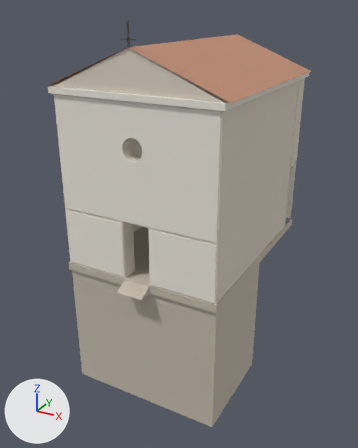
The glTF model games/selva-oscura/assets/world/static_meshes/chapel_exterior.glb: old version first, new version second.
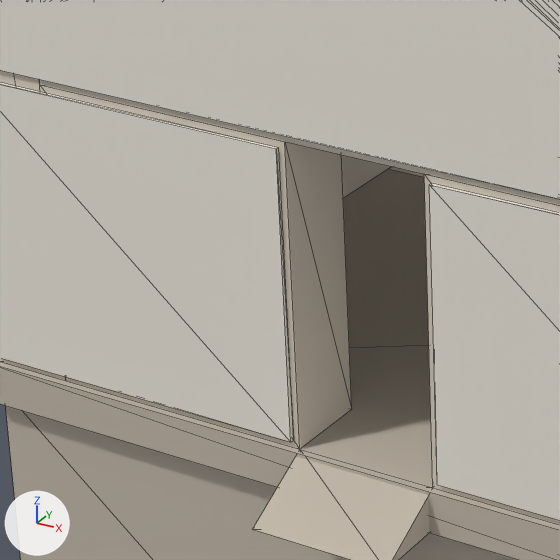
There are two pictures of each version: one whole from a camera (50 mm lens) standing at (8.51, -16.48, 9.07) and looking at (-0.19, -0.66, 1.16), one close up on the part from 20% to 48% of the width and 44% to 67% of the height. Arrows for +X, +Y and +Z are at lower left; the lights stay in place. The first two pictures are the older version. The close-ups show mesh edges as thin lines.

Names of what the first close-up shows: 'crypt_door_threshold', 'crypt_facade_cladding_left', 'crypt_facade_cladding_right', 'crypt_facade_cladding_upper', 'crypt_foundation_skirt_front', 'crypt_plinth_front', 'crypt_wall_front_left', 'crypt_wall_front_right', 'crypt_wall_front_upper', 'crypt_wall_side_left' and 1 more.
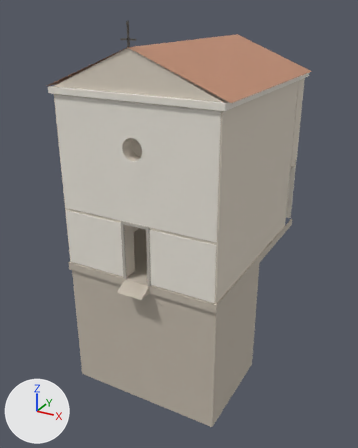
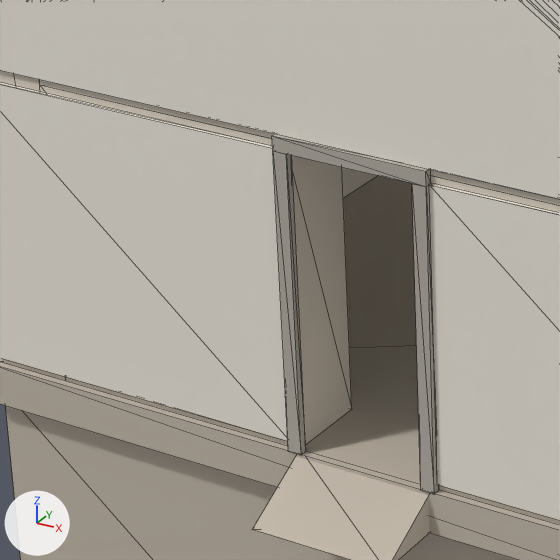
Boxes [x1, y1, x2, y2] around the edits, measured in the close-ups (560 x 560 px):
'crypt_door_jamb_left', added: after [273, 151, 306, 455]
'crypt_door_jamb_right', added: after [412, 184, 439, 494]
'crypt_door_jamb_head', added: after [272, 134, 431, 187]

Patch to the scene script:
```diff
--- a/games/selva-oscura/assets/world/static_meshes/chapel_exterior.glb.py
+++ b/games/selva-oscura/assets/world/static_meshes/chapel_exterior.glb.py
@@ me_cube_025 @@
+me_cube_025.from_pydata(...)  # a box spanning x -0.05..0.05, y -0.03..0.03, z -1.05..1.05
+me_cube_025.materials.append(mat_interior_limewash)  # grey #b5afa6
@@ me_cube_023 @@
+me_cube_023.from_pydata(...)  # a box spanning x -0.55..0.55, y -0.028..0.028, z -0.05..0.05
+me_cube_023.materials.append(mat_interior_limewash)  # grey #b5afa6
@@ ob_crypt_door_jamb_right @@
+ob_crypt_door_jamb_right = bpy.data.objects.new('crypt_door_jamb_right', me_cube_025)
+ob_crypt_door_jamb_right.location = (0.5, -4.032, 1.35)
@@ ob_crypt_door_jamb_left @@
+ob_crypt_door_jamb_left = bpy.data.objects.new('crypt_door_jamb_left', me_cube_025.copy())
+ob_crypt_door_jamb_left.location = (-0.5, -4.032, 1.35)
@@ ob_crypt_door_jamb_head @@
+ob_crypt_door_jamb_head = bpy.data.objects.new('crypt_door_jamb_head', me_cube_023)
+ob_crypt_door_jamb_head.location = (0.0, -4.032, 2.45)
```
